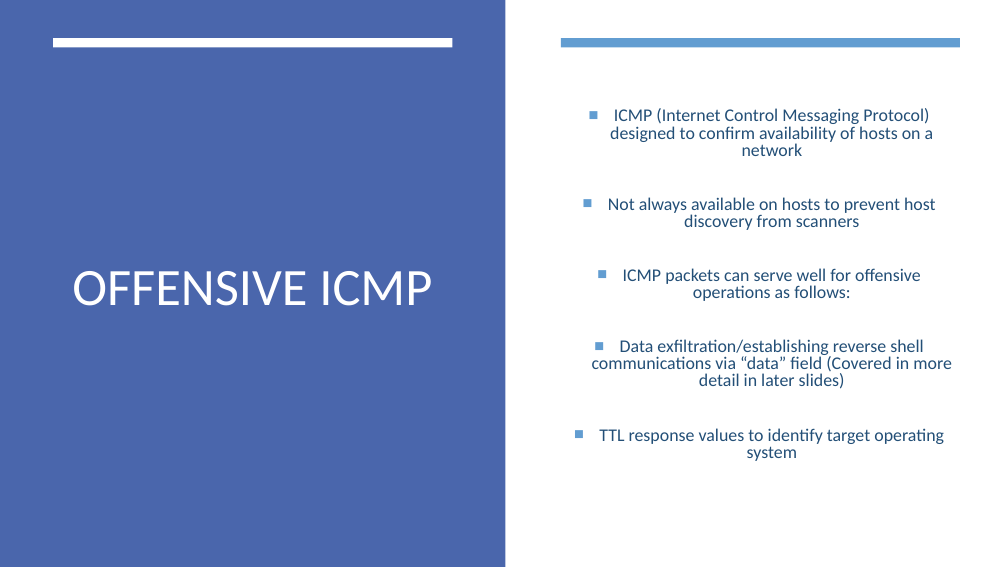
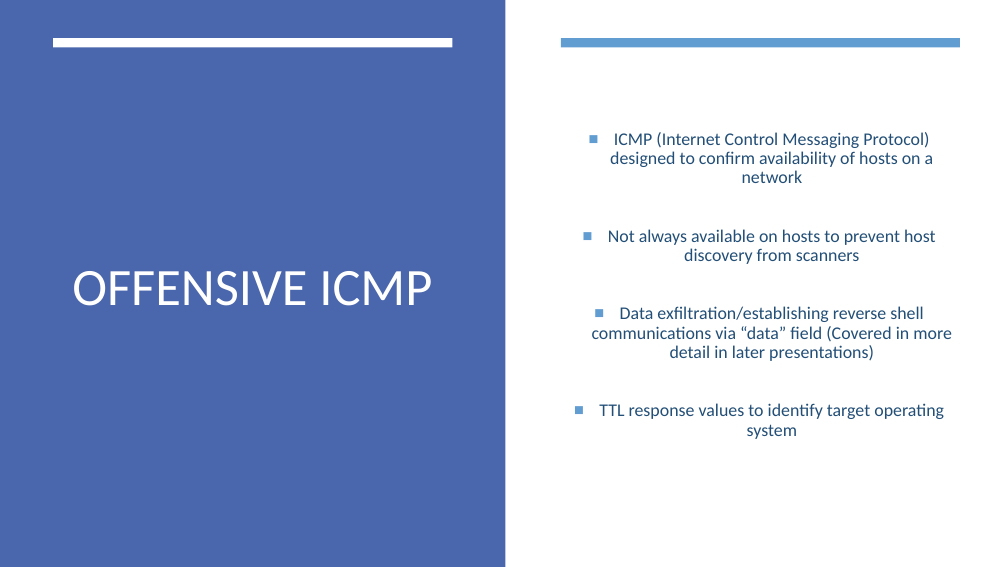
Before and after one commit to aqeebhussain122/hpc-offensive-security, a slide deck: slide 4 of Offensive Security Tactics for Linux Professionals - Active Reconnaissance.pptx. Drawn at 1008x567 pixels with LibreOffice and Linux fonts; fonts in the diff are those of the drawing. Boxes give left, top, right and bottom in pixels: in the first picture for what was removed or moved away, otherwise in the second. Text is boxed around its words. In the diff, an @@ line names an element or a change of style, - is before the commit and + after.

```diff
--- a/Offensive Security Tactics for Linux Professionals - Active Reconnaissance.pptx
+++ b/Offensive Security Tactics for Linux Professionals - Active Reconnaissance.pptx
@@ text at (599,132,944,439): line spacing 0.8 to 0.9 @@
@@ text at (592,306,952,361): text changed @@
-■ ICMP packets can serve well for offensive operations as follows:
-■ Data exfiltration/establishing reverse shell communications via “data” field (Covered in more detail in later slides)
+■ Data exfiltration/establishing reverse shell communications via “data” field (Covered in more detail in later presentations)
```
Also in this commit, not shown: 2 other slides changed, 5 slides added, 3 slides removed, 9 other files.
